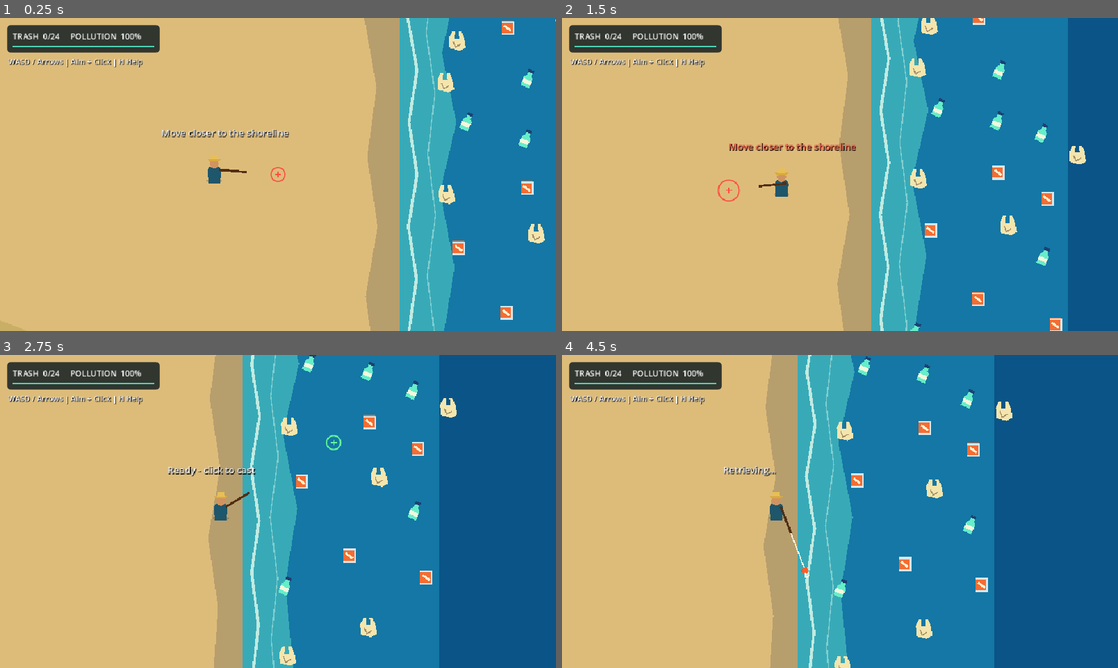
Above: before the commit, frames 1-4 (two rows, left to right).
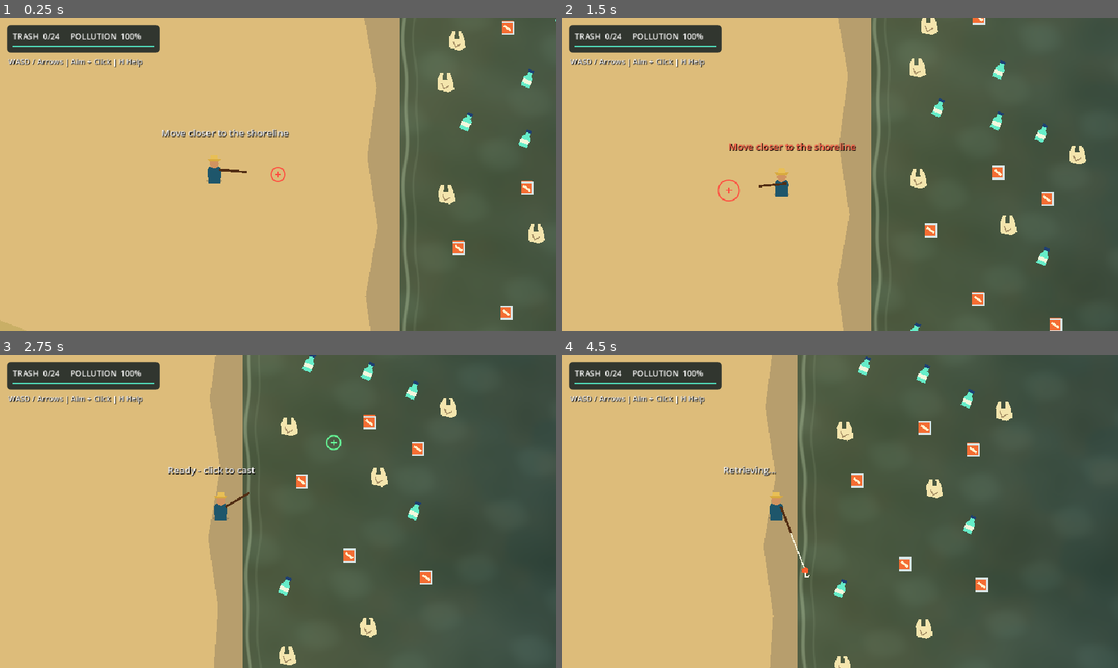
Above: after the commit, the same moments.

Repository: oamu2007/EcoFishing-Playas
Game: Godot game, scene res://scenes/gameplay/main.tscn
Two runs of this game, one before a commit and one after it. Both use one fixed random seed, a clock stepped at 60 frames per second and the inputs below.
Inputs (mouse positions are in pixels of both pictures, inside the frame that each line leads up to):
- Up to frame 1 (0.25 s): no input
- Up to frame 2 (1.5 s): move the mouse to (962, 158) at 0.52 s; press the mouse at (962, 158) at 0.53 s; hold D (move_right) 0.53-1.28 s; move the mouse to (728, 190) at 1.27 s; release the mouse at (728, 190) at 1.28 s; hold S (move_down) from 1.28 s (still down); click (728, 190) at 1.35 s
- Up to frame 3 (2.75 s): move the mouse to (333, 442) at 2.02 s; release S (move_down) at 2.03 s; press the mouse at (333, 442) at 2.03 s; hold D (move_right) from 2.03 s (still down)
- Up to frame 4 (4.5 s): tap Enter at 2.75, 4.25 s; move the mouse to (812, 574) at 2.77 s; release D (move_right) at 2.78 s; release the mouse at (812, 574) at 2.78 s; hold W (move_up) 2.78-3.53 s; click (812, 574) at 2.85 s; move the mouse to (1006, 558) at 3.52 s; press the mouse at (1006, 558) at 3.53 s; hold A (move_left) from 3.53 s (still down); move the mouse to (673, 464) at 4.27 s; release the mouse at (673, 464) at 4.28 s; click (673, 464) at 4.35 s

The runs differ from the first frame. In frame 1, 27% of the frame differs, in the area x 71-100%, y 0-100%; in frame 2, 43%; in frame 3, 55%; in frame 4, 56%, in the area x 42-100%, y 0-100%.

Commit message:
Implement pollution-responsive ocean visuals

Diff:
--- /dev/null
+++ b/scenes/gameplay/water.tscn
@@ -0,0 +1,22 @@
+[gd_scene load_steps=5 format=3]
+
+[ext_resource type="Script" path="res://scripts/gameplay/water_visuals.gd" id="1_controller"]
+[ext_resource type="Script" path="res://scripts/gameplay/seabed.gd" id="2_seabed"]
+[ext_resource type="Shader" path="res://shaders/ocean.gdshader" id="3_shader"]
+
+[sub_resource type="ShaderMaterial" id="WaterMaterial"]
+shader = ExtResource("3_shader")
+
+[node name="Water" type="Node2D"]
+z_index = -10
+script = ExtResource("1_controller")
+
+[node name="Seabed" type="Node2D" parent="."]
+script = ExtResource("2_seabed")
+
+[node name="Surface" type="ColorRect" parent="."]
+z_index = 1
+material = SubResource("WaterMaterial")
+offset_right = 760.0
+offset_bottom = 900.0
+mouse_filter = 2
--- a/scenes/levels/playas_vertical_slice.tscn
+++ b/scenes/levels/playas_vertical_slice.tscn
@@ -1,9 +1,10 @@
-[gd_scene load_steps=8 format=3]
+[gd_scene load_steps=9 format=3]
 
 [ext_resource type="PackedScene" path="res://scenes/gameplay/player.tscn" id="1_player"]
 [ext_resource type="Script" path="res://scripts/gameplay/playas_vertical_slice.gd" id="2_level"]
 [ext_resource type="Script" path="res://scripts/systems/trash_manager.gd" id="3_trash"]
 [ext_resource type="Script" path="res://scripts/systems/pollution_system.gd" id="4_pollution"]
+[ext_resource type="PackedScene" path="res://scenes/gameplay/water.tscn" id="5_water"]
 
 [sub_resource type="RectangleShape2D" id="RectangleShape2D_vertical"]
 size = Vector2(32, 900)
@@ -20,14 +21,17 @@
 [node name="Environment" type="Node2D" parent="."]
 
 [node name="Ocean" type="Polygon2D" parent="Environment"]
+visible = false
 polygon = PackedVector2Array(840, 0, 1600, 0, 1600, 900, 840, 900)
 color = Color(0.08, 0.47, 0.65, 1)
 
 [node name="DeepWater" type="Polygon2D" parent="Environment"]
+visible = false
 polygon = PackedVector2Array(1180, 0, 1600, 0, 1600, 900, 1180, 900)
 color = Color(0.04, 0.33, 0.53, 1)
 
 [node name="ShallowWater" type="Polygon2D" parent="Environment"]
+visible = false
 polygon = PackedVector2Array(840, 0, 920, 0, 940, 120, 913, 240, 938, 360, 910, 480, 935, 610, 914, 740, 930, 900, 840, 900)
 color = Color(0.22, 0.67, 0.72, 1)
 
@@ -48,14 +52,19 @@
 color = Color(0.79, 0.69, 0.4, 1)
 
 [node name="FoamLine1" type="Line2D" parent="Environment"]
+visible = false
 points = PackedVector2Array(858, 0, 868, 90, 854, 180, 870, 270, 856, 360, 870, 450, 855, 540, 869, 630, 856, 720, 868, 810, 858, 900)
 width = 5.0
 default_color = Color(0.85, 0.96, 0.91, 0.85)
 
 [node name="FoamLine2" type="Line2D" parent="Environment"]
+visible = false
 points = PackedVector2Array(891, 0, 900, 100, 886, 205, 901, 310, 889, 415, 902, 520, 888, 625, 901, 730, 890, 835, 896, 900)
 width = 2.0
 default_color = Color(0.79, 0.94, 0.91, 0.5)
+
+[node name="Water" parent="Environment" instance=ExtResource("5_water")]
+position = Vector2(840, 0)
 
 [node name="WorldBounds" type="StaticBody2D" parent="."]
 collision_layer = 1
--- /dev/null
+++ b/scenes/levels/water_preview.tscn
@@ -0,0 +1,61 @@
+[gd_scene format=3 uid="uid://dyhrbc7s23hdd"]
+
+[ext_resource type="PackedScene" path="res://scenes/gameplay/water.tscn" id="1_water"]
+[ext_resource type="Script" uid="uid://c3v2me83ia7v3" path="res://scripts/gameplay/water_preview.gd" id="2_preview"]
+
+[node name="WaterPreview" type="Node2D" unique_id=2059669658]
+script = ExtResource("2_preview")
+
+[node name="Background" type="Polygon2D" parent="." unique_id=1703048945]
+z_index = -20
+color = Color(0.035, 0.075, 0.1, 1)
+polygon = PackedVector2Array(0, 0, 2000, 0, 2000, 1200, 0, 1200)
+
+[node name="Title" type="Label" parent="." unique_id=371812050]
+offset_left = 24.0
+offset_top = 18.0
+theme_override_font_sizes/font_size = 24
+text = "Ocean restoration / procedural surface study"
+
+[node name="Subtitle" type="Label" parent="." unique_id=373190688]
+offset_left = 24.0
+offset_top = 53.0
+theme_override_font_sizes/font_size = 14
+text = "Same seabed, shader and animation clock. Only pollution_level changes."
+
+[node name="DirtyLabel" type="Label" parent="." unique_id=1474061842]
+offset_left = 24.0
+offset_top = 86.0
+theme_override_font_sizes/font_size = 16
+text = "100% / MURKY"
+
+[node name="MidwayLabel" type="Label" parent="." unique_id=633756791]
+offset_left = 335.0
+offset_top = 86.0
+theme_override_font_sizes/font_size = 16
+text = "50% / RECOVERING"
+
+[node name="CleanLabel" type="Label" parent="." unique_id=312557464]
+offset_left = 646.0
+offset_top = 86.0
+theme_override_font_sizes/font_size = 16
+text = "0% / CLEAN"
+
+[node name="Dirty" parent="." unique_id=835509468 instance=ExtResource("1_water")]
+position = Vector2(24, 116)
+scale = Vector2(0.38, 0.38)
+
+[node name="Midway" parent="." unique_id=1447128776 instance=ExtResource("1_water")]
+position = Vector2(335, 116)
+scale = Vector2(0.38, 0.38)
+
+[node name="Clean" parent="." unique_id=491345863 instance=ExtResource("1_water")]
+position = Vector2(646, 116)
+scale = Vector2(0.38, 0.38)
+
+[node name="Footer" type="Label" parent="." unique_id=835170932]
+offset_left = 24.0
+offset_top = 480.0
+theme_override_font_sizes/font_size = 14
+text = "Hermite value noise / travelling sine waves / alpha-composited seabed
+F6: preview only. F5: return to the playable cleanup scene."
--- a/scripts/gameplay/playas_vertical_slice.gd
+++ b/scripts/gameplay/playas_vertical_slice.gd
@@ -8,6 +8,7 @@
 @onready var _ocean: Polygon2D = $Environment/Ocean
 @onready var _rod: FishingRod = $Player/FishingRod
 @onready var _player: CharacterBody2D = $Player
+@onready var _water: WaterVisuals = $Environment/Water
 
 
 func _ready() -> void:
@@ -29,6 +30,9 @@
 	trash_manager.trash_collected.connect(_on_trash_collected)
 	trash_manager.initialize(_rod, shore_start, shore_end)
 	pollution.initialize(trash_manager.initial_pollution_values())
+	_water.global_position = bounds.position
+	_water.configure_size(bounds.size)
+	_water.bind_pollution(pollution)
 
 
 func _shape_bounds(collider: CollisionShape2D) -> Rect2:
--- /dev/null
+++ b/scripts/gameplay/seabed.gd
@@ -0,0 +1,33 @@
+extends Node2D
+
+var _size: Vector2 = Vector2(760, 900)
+
+
+func configure_size(size: Vector2) -> void:
+	_size = size
+	queue_redraw()
+
+
+func _draw() -> void:
+	# Cached CanvasItem draw commands: regenerated only when the size changes.
+	draw_rect(Rect2(Vector2.ZERO, _size), Color(0.20, 0.43, 0.43))
+	var rng: RandomNumberGenerator = RandomNumberGenerator.new()
+	rng.seed = 57123
+	for index: int in range(13):
+		var center: Vector2 = Vector2(rng.randf_range(0.10, 0.92), rng.randf_range(0.08, 0.92)) * _size
+		var radii: Vector2 = Vector2(rng.randf_range(36.0, 85.0), rng.randf_range(22.0, 47.0))
+		center = center.clamp(radii * 1.1, _size - radii * 1.1)
+		var polygon: PackedVector2Array = PackedVector2Array()
+		for vertex: int in range(48):
+			var angle: float = TAU * vertex / 48.0
+			var organic: float = 1.0 + 0.09 * sin(angle * 3.0 + index)
+			polygon.append(center + Vector2(cos(angle), sin(angle)) * radii * organic)
+		draw_colored_polygon(polygon, Color(0.42, 0.55, 0.43, 0.62))
+	for index: int in range(18):
+		var center: Vector2 = Vector2(rng.randf_range(0.08, 0.95), rng.randf_range(0.04, 0.96)) * _size
+		var radius: float = rng.randf_range(7.0, 17.0)
+		var polygon: PackedVector2Array = PackedVector2Array()
+		for vertex: int in range(12):
+			var angle: float = TAU * vertex / 12.0
+			polygon.append(center + Vector2(cos(angle), sin(angle) * 0.65) * radius)
+		draw_colored_polygon(polygon, Color(0.12, 0.29, 0.30, 0.7))
--- /dev/null
+++ b/scripts/gameplay/water_preview.gd
@@ -0,0 +1,8 @@
+extends Node2D
+
+
+func _ready() -> void:
+	# This scene has no pollution model or trash manager: demonstration only.
+	($Dirty as WaterVisuals).set_visual_target(1.0, true)
+	($Midway as WaterVisuals).set_visual_target(0.5, true)
+	($Clean as WaterVisuals).set_visual_target(0.0, true)
--- /dev/null
+++ b/scripts/gameplay/water_visuals.gd
@@ -0,0 +1,73 @@
+class_name WaterVisuals
+extends Node2D
+
+signal displayed_pollution_changed(value: float)
+
+@export var water_size: Vector2 = Vector2(760, 900)
+@export_range(0.1, 5.0) var transition_duration: float = 1.6
+
+var displayed_pollution: float = 1.0
+var target_pollution: float = 1.0
+var surface_material: ShaderMaterial
+var _model: PollutionSystem
+var _transition_start: float = 1.0
+var _elapsed: float = 0.0
+
+const SeabedScript = preload("res://scripts/gameplay/seabed.gd")
+
+@onready var _surface: ColorRect = $Surface
+@onready var _seabed: SeabedScript = $Seabed
+
+
+func _ready() -> void:
+	# One private material per water instance; never allocate materials per frame.
+	surface_material = _surface.material.duplicate() as ShaderMaterial
+	_surface.material = surface_material
+	configure_size(water_size)
+	set_visual_target(displayed_pollution, true)
+
+
+func configure_size(size: Vector2) -> void:
+	water_size = size
+	_surface.size = size
+	_seabed.configure_size(size)
+	surface_material.set_shader_parameter("water_size", size)
+
+
+func bind_pollution(model: PollutionSystem) -> void:
+	if is_instance_valid(_model) and _model.pollution_changed.is_connected(_on_pollution_changed):
+		_model.pollution_changed.disconnect(_on_pollution_changed)
+	_model = model
+	_model.pollution_changed.connect(_on_pollution_changed)
+	# Initial state is synchronous, including empty levels and scene reloads.
+	set_visual_target(model.normalized_pollution, true)
+
+
+func set_visual_target(value: float, immediate: bool = false) -> void:
+	target_pollution = clampf(value, 0.0, 1.0)
+	_transition_start = displayed_pollution
+	_elapsed = 0.0
+	if immediate:
+		_apply_displayed(target_pollution)
+		set_process(false)
+	else:
+		set_process(not is_equal_approx(displayed_pollution, target_pollution))
+
+
+func _process(delta: float) -> void:
+	_elapsed += maxf(delta, 0.0)
+	var progress: float = clampf(_elapsed / maxf(transition_duration, 0.001), 0.0, 1.0)
+	var eased: float = progress * progress * (3.0 - 2.0 * progress)
+	_apply_displayed(lerpf(_transition_start, target_pollution, eased))
+	if progress >= 1.0:
+		set_process(false)
+
+
+func _apply_displayed(value: float) -> void:
+	displayed_pollution = value
+	surface_material.set_shader_parameter("pollution_level", value)
+	displayed_pollution_changed.emit(value)
+
+
+func _on_pollution_changed(normalized: float, _collected: int, _remaining: int) -> void:
+	set_visual_target(normalized)
--- /dev/null
+++ b/shaders/ocean.gdshader
@@ -0,0 +1,71 @@
+shader_type canvas_item;
+render_mode unshaded, blend_mix;
+
+uniform float pollution_level : hint_range(0.0, 1.0) = 1.0;
+uniform vec4 clean_shallow : source_color = vec4(0.035, 0.65, 0.73, 1.0);
+uniform vec4 clean_deep : source_color = vec4(0.025, 0.32, 0.53, 1.0);
+uniform vec4 dirty_shallow : source_color = vec4(0.30, 0.36, 0.255, 1.0);
+uniform vec4 dirty_deep : source_color = vec4(0.19, 0.275, 0.25, 1.0);
+uniform vec4 sediment_color : source_color = vec4(0.36, 0.32, 0.21, 1.0);
+uniform float wave_speed : hint_range(0.0, 2.0) = 0.35;
+uniform float wave_strength : hint_range(0.0, 0.12) = 0.035;
+uniform float murkiness : hint_range(0.0, 1.0) = 1.0;
+uniform float foam_strength : hint_range(0.0, 1.0) = 0.42;
+uniform vec2 water_size = vec2(760.0, 900.0);
+// Used only by the separate render-check harness for equal-phase comparisons.
+uniform bool use_time_override = false;
+uniform float time_override = 0.0;
+
+float hash21(vec2 cell) {
+	vec3 p = fract(vec3(cell.xyx) * 0.1031);
+	p += dot(p, p.yzx + 33.33);
+	return fract((p.x + p.y) * p.z);
+}
+
+float value_noise(vec2 p) {
+	vec2 cell = floor(p);
+	vec2 f = fract(p);
+	// Cubic Hermite weights: continuous value and first derivative at cell edges.
+	vec2 u = f * f * (3.0 - 2.0 * f);
+	return mix(mix(hash21(cell), hash21(cell + vec2(1.0, 0.0)), u.x),
+		mix(hash21(cell + vec2(0.0, 1.0)), hash21(cell + vec2(1.0)), u.x), u.y);
+}
+
+void fragment() {
+	float time = (use_time_override ? time_override : TIME) * wave_speed;
+	vec2 p = UV * water_size;
+	vec2 flow = p / 135.0 + vec2(0.025, -0.017) * time;
+	float cloud = 0.57 * value_noise(flow)
+		+ 0.29 * value_noise(flow * 2.03 + vec2(17.4, 9.2))
+		+ 0.14 * value_noise(flow * 4.07 + vec2(3.1, 28.7));
+	float sediment = value_noise(flow * 2.8 + vec2(-time * 0.018, 11.0));
+	float depth = smoothstep(0.0, 0.9, UV.x);
+	float dirty = smoothstep(0.0, 1.0, clamp(pollution_level, 0.0, 1.0));
+	vec3 clean_palette = mix(clean_shallow.rgb, clean_deep.rgb, depth);
+	vec3 dirty_palette = mix(dirty_shallow.rgb, dirty_deep.rgb, depth);
+	vec3 color = mix(clean_palette, dirty_palette, dirty);
+	color += (cloud - 0.5) * mix(0.035, 0.085, dirty);
+	color = mix(color, sediment_color.rgb,
+		dirty * murkiness * (0.045 + 0.12 * smoothstep(0.3, 0.8, sediment)));
+
+	// Two nonparallel, incommensurate travelling waves, organically phase-warped.
+	float wave_a = sin(dot(p, vec2(0.85, 0.53)) * 0.038 - time * 0.9 + cloud * 0.7);
+	float wave_b = sin(dot(p, vec2(-0.35, 0.94)) * 0.061 + time * 0.67 + cloud * 0.5);
+	float ripple = 0.5 + 0.5 * (0.6 * wave_a + 0.4 * wave_b);
+	float highlight = smoothstep(0.62, 0.98, ripple);
+	color += vec3(0.62, 0.88, 0.84) * highlight * wave_strength;
+	color += (wave_a + wave_b) * wave_strength * 0.15;
+
+	// Alpha blending reveals the actual seabed, not a screen-color approximation.
+	float clean_opacity = mix(0.56, 0.83, depth);
+	float opacity = mix(clean_opacity, 0.985, dirty * murkiness);
+	// Foam moves only inside the water rectangle; shoreline collision never moves.
+	float edge = 10.0 + 3.0 * sin(p.y * 0.022 + time * 0.55)
+		+ 2.0 * sin(p.y * 0.051 - time * 0.37);
+	float foam_a = 1.0 - smoothstep(1.0, 4.5, abs(p.x - edge));
+	float foam_b = 1.0 - smoothstep(0.7, 2.8, abs(p.x - edge - 18.0));
+	float foam = (foam_a + 0.28 * foam_b) * foam_strength;
+	vec3 foam_color = mix(vec3(0.80, 0.96, 0.92), vec3(0.70, 0.77, 0.62), dirty);
+	color = mix(color, foam_color, foam);
+	COLOR = vec4(clamp(color, vec3(0.0), vec3(1.0)), opacity);
+}
--- /dev/null
+++ b/tests/water_render_check.gd
@@ -0,0 +1,117 @@
+extends SceneTree
+
+const OUTPUT: String = "res://.godot/water_captures/"
+
+var _failures: int = 0
+
+
+func _initialize() -> void:
+	_run.call_deferred()
+
+
+func _check(condition: bool, message: String) -> void:
+	if not condition:
+		_failures += 1
+		push_error(message)
+
+
+func _frame() -> Image:
+	await process_frame
+	await RenderingServer.frame_post_draw
+	return root.get_texture().get_image()
+
+
+func _difference(a: Image, b: Image) -> float:
+	var total: float = 0.0
+	# Sparse sampling is test-only; gameplay never reads pixels on the CPU.
+	for y: int in range(100, 500, 13):
+		for x: int in range(500, 930, 13):
+			var delta: Color = a.get_pixel(x, y) - b.get_pixel(x, y)
+			total += absf(delta.r) + absf(delta.g) + absf(delta.b)
+	return total / (31.0 * 34.0 * 3.0)
+
+
+func _run() -> void:
+	if DisplayServer.get_name() == "headless":
+		push_error("Run water_render_check.gd without --headless: shader validation needs a real renderer.")
+		quit(2)
+		return
+	DisplayServer.window_set_size(Vector2i(960, 540))
+	_check(DirAccess.make_dir_recursive_absolute(ProjectSettings.globalize_path(OUTPUT)) == OK, "Cannot create screenshot directory")
+	var preview: Node = load("res://scenes/levels/water_preview.tscn").instantiate()
+	root.add_child(preview)
+	for node_name: String in ["Dirty", "Midway", "Clean"]:
+		var water: WaterVisuals = preview.get_node(node_name)
+		water.surface_material.set_shader_parameter("use_time_override", true)
+		water.surface_material.set_shader_parameter("time_override", 5.0)
+	var triptych: Image = await _frame()
+	_check(triptych.save_png(OUTPUT + "comparison.png") == OK, "Cannot save comparison screenshot")
+	preview.free()
+	var main: Node = load("res://scenes/gameplay/main.tscn").instantiate()
+	root.add_child(main)
+	main.get_node("HUD").hide()
+	var player: CharacterBody2D = main.get_node("World/Player")
+	player.position = Vector2(790, 450)
+	player.set_physics_process(false)
+	player.get_node("FishingRod").set_process(false)
+	(player.get_node("Camera2D") as Camera2D).reset_smoothing()
+	var manager: TrashManager = main.get_node("World/TrashManager")
+	for item: OceanTrash in manager.items:
+		item.set_physics_process(false)
+		item.set_process(false)
+	# Keep a real landed hook/line in all captures to review gameplay contrast.
+	var rod: FishingRod = player.get_node("FishingRod")
+	rod._start_cast(Vector2(1110, 450))
+	rod._process(rod.cast_duration)
+	var water: WaterVisuals = main.get_node("World/Environment/Water")
+	var model: PollutionSystem = main.get_node("World/PollutionSystem")
+	var pollution_before: int = model.current_pollution
+	water.surface_material.set_shader_parameter("use_time_override", true)
+	water.surface_material.set_shader_parameter("time_override", 5.0)
+	var captions: CanvasLayer = CanvasLayer.new()
+	var caption: Label = Label.new()
+	caption.position = Vector2(16, 16)
+	caption.add_theme_color_override("font_shadow_color", Color.BLACK)
+	caption.add_theme_constant_override("shadow_offset_x", 1)
+	caption.add_theme_constant_override("shadow_offset_y", 1)
+	captions.add_child(caption)
+	root.add_child(captions)
+	var images: Array[Image] = []
+	var detail_differences: Array[float] = []
+	var levels: Array[float] = [1.0, 0.5, 0.0]
+	var names: Array[String] = ["dirty", "midway", "clean"]
+	for index: int in range(levels.size()):
+		water.set_visual_target(levels[index], true)
+		caption.text = "WATER PREVIEW | %d%% pollution | gameplay state unchanged" % roundi(levels[index] * 100.0)
+		var image: Image = await _frame()
+		_check(image.save_png(OUTPUT + names[index] + ".png") == OK, "Cannot save state screenshot")
+		images.append(image)
+		water.get_node("Seabed").hide()
+		var no_bed: Image = await _frame()
+		detail_differences.append(_difference(image, no_bed))
+		water.get_node("Seabed").show()
+	_check(_difference(images[0], images[1]) > 0.025 and _difference(images[1], images[2]) > 0.025, "Pollution palettes are not visibly distinct")
+	_check(detail_differences[2] > detail_differences[1] and detail_differences[1] > detail_differences[0] * 2.0, "Clean water does not reveal more actual seabed")
+	# Both extremes remain animated at equal state, independent of CPU smoothing.
+	for index: int in [0, 2]:
+		water.set_visual_target(levels[index], true)
+		caption.text = "Animation test"
+		water.surface_material.set_shader_parameter("time_override", 5.0)
+		var before: Image = await _frame()
+		water.surface_material.set_shader_parameter("time_override", 11.0)
+		var after: Image = await _frame()
+		_check(_difference(before, after) > 0.0005, "Water stops animating at pollution endpoint")
+	_check(model.current_pollution == pollution_before and model.trash_collected == 0 and manager.items.size() == 24, "Preview modified gameplay state")
+	water.surface_material.set_shader_parameter("use_time_override", false)
+	# Let screenshot readback/compilation settle before observing live frame pacing.
+	for frame: int in range(60):
+		await process_frame
+	var started: int = Time.get_ticks_usec()
+	for frame: int in range(90):
+		await process_frame
+	print("Live render observation: average wall-frame %.3f ms (includes display pacing; not isolated GPU time)" % [(Time.get_ticks_usec() - started) / 90000.0])
+	print("Seabed image differences dirty/mid/clean: ", detail_differences)
+	print("Water render check: %d failures; screenshots: %s" % [_failures, ProjectSettings.globalize_path(OUTPUT)])
+	main.free()
+	captions.free()
+	quit(0 if _failures == 0 else 1)
--- /dev/null
+++ b/tests/water_smoke_test.gd
@@ -0,0 +1,90 @@
+extends SceneTree
+
+const MAIN_SCENE: PackedScene = preload("res://scenes/gameplay/main.tscn")
+const WATER_SCENE: PackedScene = preload("res://scenes/gameplay/water.tscn")
+
+var _failures: int = 0
+
+
+func _initialize() -> void:
+	_run.call_deferred()
+
+
+func _check(condition: bool, message: String) -> void:
+	if not condition:
+		_failures += 1
+		push_error(message)
+
+
+func _uniform(water: WaterVisuals) -> float:
+	return float(water.surface_material.get_shader_parameter("pollution_level"))
+
+
+func _run() -> void:
+	var main: Node = MAIN_SCENE.instantiate()
+	root.add_child(main)
+	var water: WaterVisuals = main.get_node("World/Environment/Water")
+	var model: PollutionSystem = main.get_node("World/PollutionSystem")
+	var manager: TrashManager = main.get_node("World/TrashManager")
+	_check(_uniform(water) == model.normalized_pollution and _uniform(water) == 1.0, "Initial uniform not synchronized")
+	var material_id: int = water.surface_material.get_instance_id()
+	var initial: int = model.current_pollution
+	var first: OceanTrash = manager.items[0]
+	model.collect(first.get_instance_id())
+	_check(model.current_pollution == initial - first.pollution_value, "Water integration changed model calculations")
+	_check(water.target_pollution == model.normalized_pollution, "Pollution signal did not update visual target")
+	_check(_uniform(water) == 1.0, "Visual jumped instead of transitioning")
+	var bar: ProgressBar = main.get_node("HUD/PollutionBar")
+	_check(absf(bar.value - model.normalized_pollution * 100.0) <= maxf(bar.step, 0.0001), "HUD waited for water smoothing")
+	var hud_text: String = main.get_node("HUD/ProgressPanel/Margin/Progress").text
+	_check(hud_text.ends_with("%d%%" % roundi(model.normalized_pollution * 100.0)), "Numerical HUD pollution did not update immediately")
+	water._process(water.transition_duration * 0.5)
+	_check(_uniform(water) < 1.0 and _uniform(water) > water.target_pollution, "Intermediate interpolation outside boundaries")
+	water._process(water.transition_duration * 0.5)
+	_check(is_equal_approx(_uniform(water), model.normalized_pollution), "Visual did not reach model in transition duration")
+	_check(water.surface_material.get_instance_id() == material_id, "Material recreated while interpolating")
+	# Mid-transition retarget starts at the displayed value, without a discontinuity.
+	water.set_visual_target(0.0)
+	water._process(0.4)
+	var intermediate: float = water.displayed_pollution
+	water.set_visual_target(0.5)
+	_check(_uniform(water) == intermediate, "Retarget jumped")
+	water._process(10.0)
+	_check(_uniform(water) == 0.5 and not water.is_processing(), "Retarget overshot or never stopped updating")
+	water.set_visual_target(-2.0)
+	water._process(10.0)
+	_check(_uniform(water) == 0.0, "Lower pollution bound failed")
+	water.set_visual_target(2.0, true)
+	_check(_uniform(water) == 1.0, "Upper pollution bound failed")
+	var other: WaterVisuals = WATER_SCENE.instantiate()
+	root.add_child(other)
+	other.set_visual_target(0.0, true)
+	_check(other.surface_material != water.surface_material and _uniform(water) == 1.0, "Water instances share mutable materials")
+	# Rebinding reads current state and disconnects the old dependency.
+	var empty: PollutionSystem = PollutionSystem.new()
+	root.add_child(empty)
+	var no_items: Dictionary[int, int] = {}
+	empty.initialize(no_items)
+	water.bind_pollution(empty)
+	_check(_uniform(water) == 0.0 and not water.is_processing(), "Empty level/rebind did not synchronize immediately")
+	model.collect(manager.items[1].get_instance_id())
+	_check(water.target_pollution == 0.0, "Old model still controls rebound water")
+	other.free()
+	empty.free()
+	main.free()
+	# Scene reset starts at fresh state, never the previous water material value.
+	main = MAIN_SCENE.instantiate()
+	root.add_child(main)
+	water = main.get_node("World/Environment/Water")
+	_check(_uniform(water) == 1.0 and water.displayed_pollution == 1.0, "Reload inherited previous pollution")
+	_check(water.get_node("Surface").size == Vector2(760, 900), "Water presentation changed authored bounds")
+	_check(water.z_index < 0 and water.get_node("Surface").material != main.get_node("World/Player").material, "Water shader leaked into gameplay draw layer")
+	main.free()
+	main = MAIN_SCENE.instantiate()
+	(main.get_node("World/TrashManager") as TrashManager).initial_item_count = 0
+	root.add_child(main)
+	water = main.get_node("World/Environment/Water")
+	_check(_uniform(water) == 0.0, "Empty scene load did not start clean")
+	main.free()
+	print("Water smoke test: %d failures" % _failures)
+	quit(0 if _failures == 0 else 1)
Not shown, added: scripts/gameplay/seabed.gd.uid
Not shown, added: scripts/gameplay/water_preview.gd.uid
Not shown, added: scripts/gameplay/water_visuals.gd.uid
Not shown, added: shaders/ocean.gdshader.uid
Not shown, added: tests/water_render_check.gd.uid
Not shown, added: tests/water_smoke_test.gd.uid
Not shown, changed: AGENTS.md
Not shown, changed: docs/architecture.md
Not shown, changed: docs/implementation-plan.md
Not shown, added: docs/water-rendering.md
